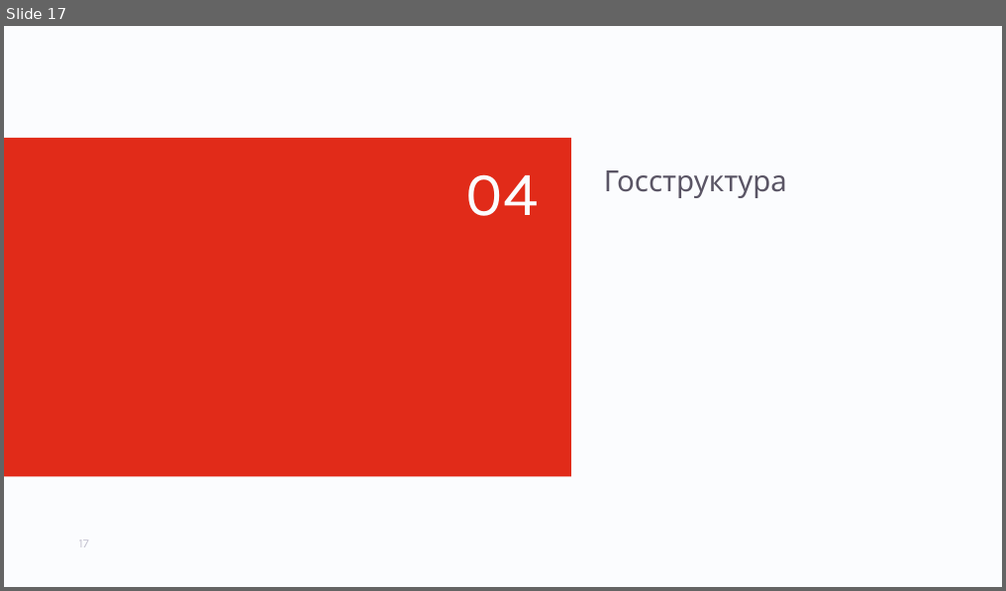
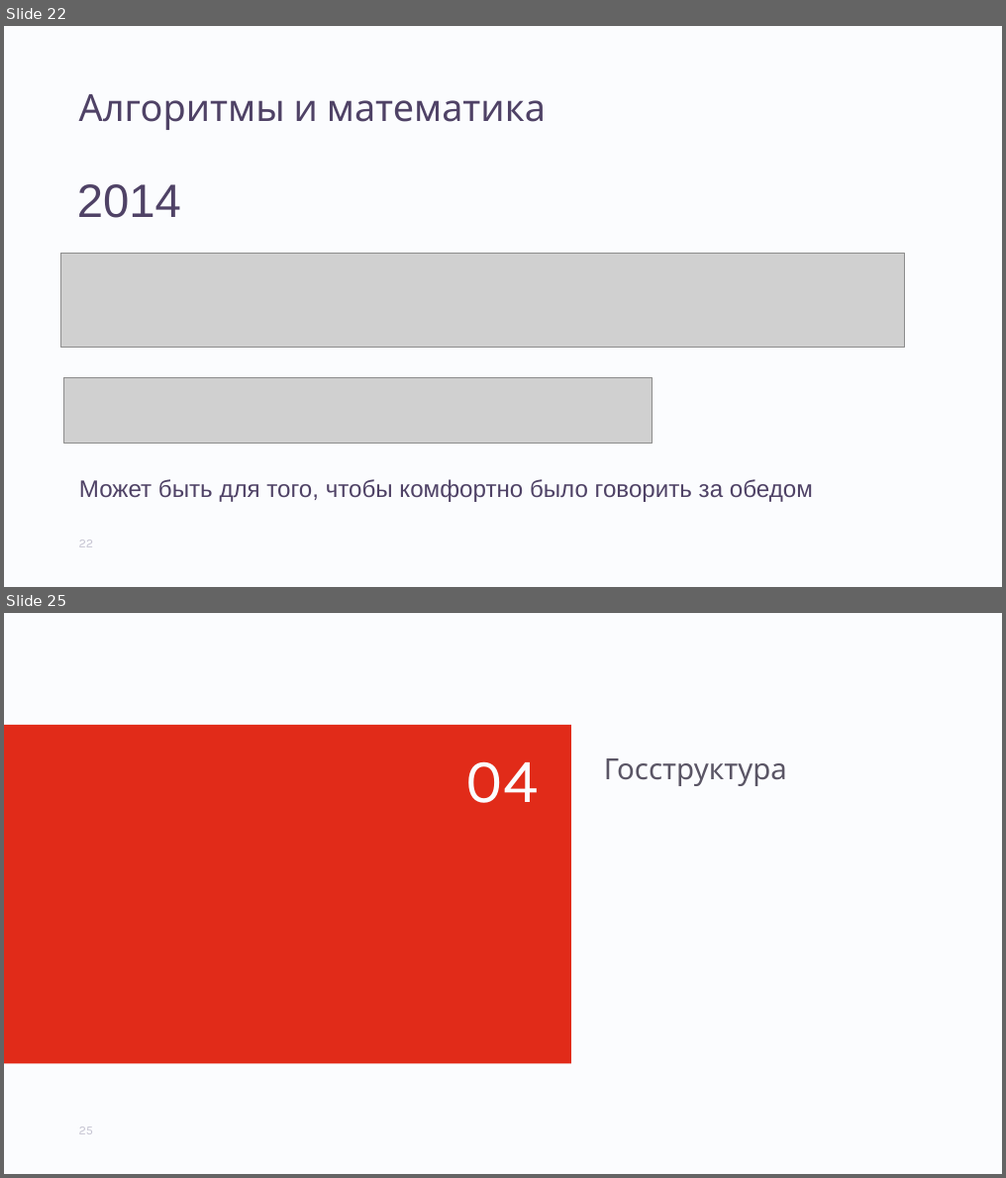
Before and after one commit to aptakhin/talks, a slide deck: 2021-Ptakhin-Hiring.pptx. Shown one above the other, each under a label of ours: slide 17 before the commit, slides 22 and 25 after it; the slides between them are not shown. The pictures are 1006x591 and 1006x1178 pixels, drawn with LibreOffice and Linux fonts; fonts in the diff are those of the drawing; grey boxes stand for pictures; background and template pictures are left out. Boxes give left, top, right and bottom in pixels: in the first picture for what was removed or moved away, otherwise in the second. Text is boxed around its words. In the diff, an @@ line names an element or a change of style, - is before the commit and + after.

```diff
--- a/2021-Ptakhin-Hiring.pptx
+++ b/2021-Ptakhin-Hiring.pptx
@@ slide 22 added at box(4, 26, 1002, 587), background #FBFCFE @@
@@ title added at box(79, 94, 546, 130), 36 pt, text #4F4266 @@
+Алгоритмы и математика
@@ text added at box(77, 184, 181, 218), 45 pt, text #4F4266 @@
+2014
@@ picture added at box(60, 253, 905, 347) @@
@@ picture added at box(63, 377, 652, 444) @@
@@ text added at box(79, 479, 813, 502), 23 pt, text #4F4266 @@
+Может быть для того, чтобы комфортно было говорить за обедом
@@ page number added at box(79, 540, 94, 548), 12 pt, text #C6C4D2 @@
+22
@@ what was slide 17 is now slide 25 @@
@@ page number at box(79, 1127, 93, 1135): text changed @@
-17
+25
```
Also in this commit, not shown: 6 slides changed, 18 other slides added, 13 slides removed, 2 other files.
